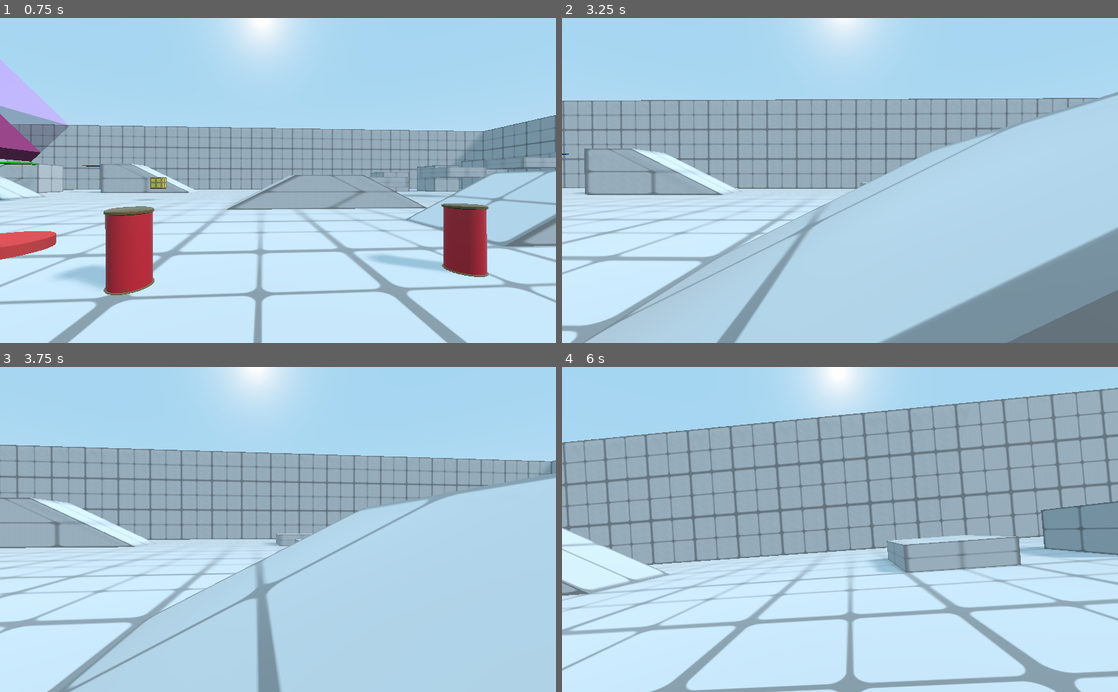
Above: before the commit, frames 1-4 (two rows, left to right).
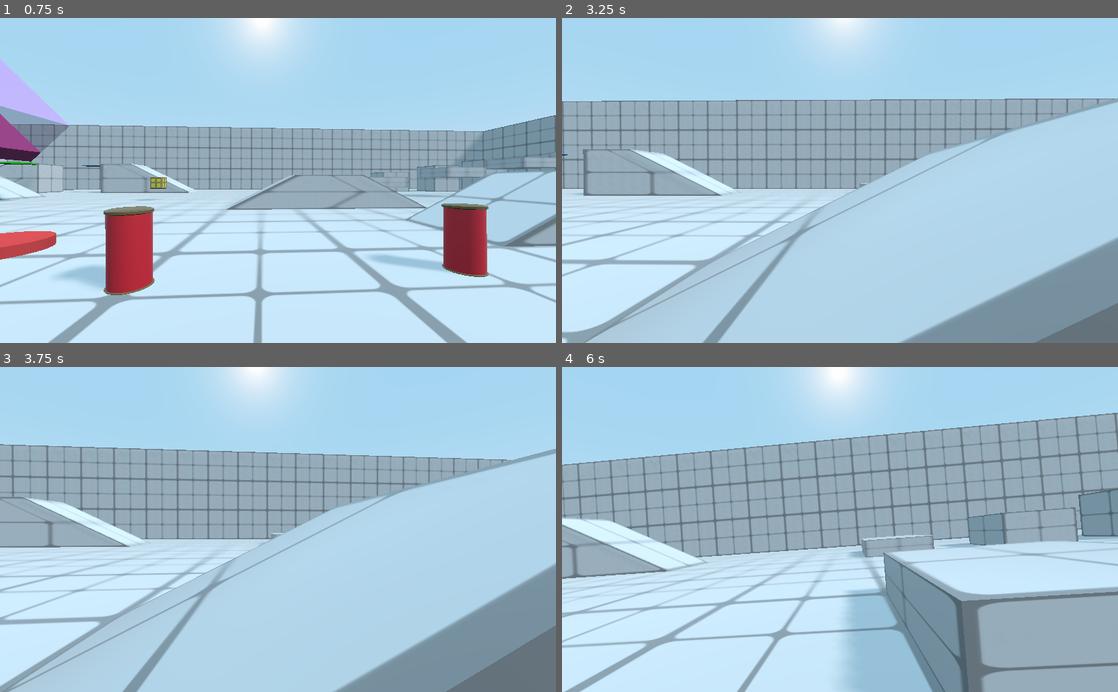
Above: after the commit, the same moments.

Repository: babypandabear3/bpb_fps_controller
Game: Godot game, scene res://demo/demo_scene.tscn
The game is run twice, just before and just after one commit, with the same random seed, the same clock (stepped at 60 frames per second) and the same inputs.
Inputs (mouse positions are in pixels of both pictures, inside the frame that each line leads up to):
- Up to frame 1 (0.75 s): move the mouse to (305, 180) at 0.52 s; hold W (movement_forward) from 0.53 s (still down); tap F (action_activate) at 0.6 s
- Up to frame 2 (3.25 s): keep holding W (movement_forward); tap Space (movement_jump) at 0.77, 1.52, 3.02 s; move the mouse to (812, 180) at 1.27 s; tap C (action_crouch_toggle) at 1.35 s; move the mouse to (851, 174) at 2.02 s; press the mouse at (851, 174) at 2.03 s; move the mouse to (834, 187) at 2.77 s; release the mouse at (834, 187) at 2.78 s; right-click (834, 187) at 2.85 s
- Up to frame 3 (3.75 s): keep holding W (movement_forward); move the mouse to (316, 532) at 3.52 s; hold Shift (action_sprint) from 3.53 s (still down)
- Up to frame 4 (6 s): tap Space (movement_jump) at 3.77, 4.52 s; move the mouse to (795, 526) at 4.27 s; release Shift (action_sprint) at 4.28 s; tap 1 (hotkey_1) at 4.35 s; move the mouse to (845, 529) at 5.02 s; tap 2 (hotkey_2) at 5.1 s; move the mouse to (817, 523) at 5.77 s; release W (movement_forward) at 5.78 s; hold E (action_lean_right) from 5.78 s (still down); tap 3 (hotkey_3) at 5.85 s

Frame 1 is identical in both runs. In frame 2, 8.3% of the frame differs, in the area x 0-100%, y 22-100%; in frame 3, 21%; in frame 4, 43%, in the area x 0-100%, y 6-100%.

Commit message:
-floor normal double check

Diff:
--- a/player_controller/Player.gd
+++ b/player_controller/Player.gd
@@ -366,9 +366,13 @@
 	if is_on_floor() and get_slide_count() > 0:
 		for i in get_slide_count():
 			var tmp_col = get_slide_collision(i)
-			floor_angle = -gravity_vector.angle_to(tmp_col.normal)
+
 			floor_collision = tmp_col
 			floor_normal = tmp_col.normal
+
+		if ray_wallrun.is_colliding():
+			floor_normal = ray_wallrun.get_collision_normal()
+		floor_angle = -gravity_vector.angle_to(floor_normal)
 
 		if gravity_obj == null:
 			#ROTATE BODY TO FOLLOW FLOOR ROTATION, Y AXIS ONLY
